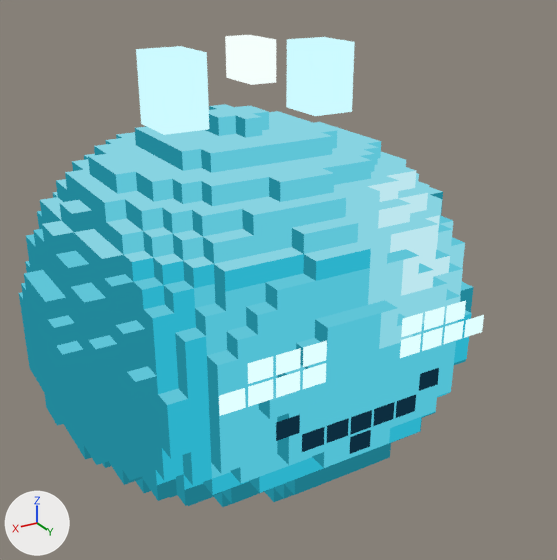
A saved change to the glTF model assets/models/creatures/slime_hydro_large/slime_hydro_large.glb.
Before and after are seen from a 50 mm camera at (1.58, 2.93, 2.15) aimed at (-0.09, 0.14, 0.76). Lighting does not change. The marker at lower left points along +X, +Y and +Z. The picture after the commit comes second. Where no turn or scale is listed for an object, it has been applied to the vertices. Vertices at exactly the same position are counted once.

Objects in the first picture: 'ElementDetails', 'FaceExpression', 'Shell'.
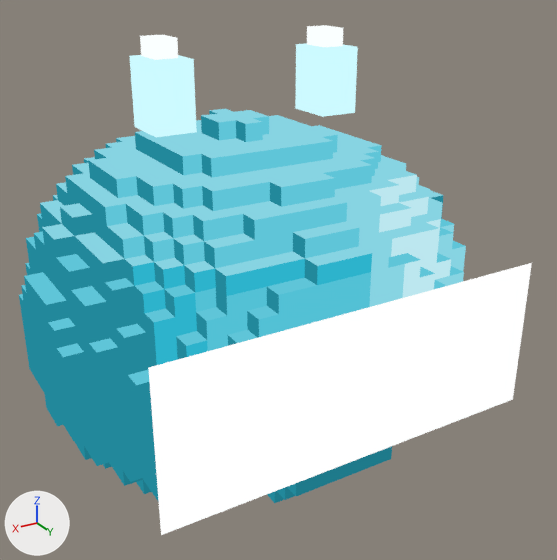
ob_bodypivot is not drawn itself; it is the parent of ob_elementdetails.

Where the newer file only moved an object's origin or applied its transform, the numbers keep the older frame.

The change, as a list of edits to the scene's bpy script:
```text
Add mat_slimeface:
    mat_slimeface = bpy.data.materials.new('SlimeFace')
    # nodes: BsdfTransparent, Emission, LightPath, MixShader, OutputMaterial, VertexColor
Change me_slime_hydro_large_body:
    used by ob_shell; location = (0.0, 0.0, 0.759)
    remove me_slime_hydro_large_body.from_pydata(...)  # 2434 vertices, 4864 faces; spans x -0.96..0.96, y -0.9..0.9, z -0.76..0.76
    add me_slime_hydro_large_body.from_pydata(...)  # 2434 vertices, 4864 faces; spans x -0.96..0.96, y -0.91..0.91, z -0.76..0.74
    me_slime_hydro_large_body part 1: the whole mesh is moved by (0.0, 0.0, -0.01)
Change me_slime_hydro_large_accessories:
    used by ob_elementdetails; parent = ob_bodypivot; location = (0.0, 0.0, 0.0)
    remove me_slime_hydro_large_accessories.from_pydata(...)  # 24 vertices, 36 faces; spans x -0.442..0.442, y -0.054..0.18, z 0.74..1.064
    add me_slime_hydro_large_accessories.from_pydata(...)  # 32 vertices, 48 faces; spans x -0.47..0.47, y -0.055..0.164, z 0.74..1.095
    me_slime_hydro_large_accessories part 2: a new loose piece, a box spanning x -0.47..-0.298, y -0.055..0.164, z 0.74..1.02, in mat_elementpale
    me_slime_hydro_large_accessories part 3: a new loose piece, a box spanning x 0.298..0.47, y -0.055..0.164, z 0.74..1.02, in mat_elementpale
    me_slime_hydro_large_accessories part 4: a new loose piece, a box spanning x -0.432..-0.336, y -0.027..0.109, z 0.975..1.095, in mat_elementwhite
    me_slime_hydro_large_accessories part 5: a new loose piece, a box spanning x 0.336..0.432, y -0.027..0.109, z 0.975..1.095, in mat_elementwhite
    me_slime_hydro_large_accessories part 6: the loose piece of 8 vertices spanning x -0.442..-0.25, y -0.054..0.18, z 0.74..1.034 is deleted
    me_slime_hydro_large_accessories part 7: the loose piece of 8 vertices spanning x 0.25..0.442, y -0.054..0.18, z 0.74..1.034 is deleted
    me_slime_hydro_large_accessories part 8: the loose piece of 8 vertices spanning x -0.058..0.058, y -0.036..0.18, z 0.897..1.064 is deleted
Add me_slime_hydro_large_face_1:
    me_slime_hydro_large_face_1.from_pydata(...)  # 4 vertices, 2 faces; spans x -0.85..0.85, y 0.92, z -0.45..0.21
    me_slime_hydro_large_face_1.materials.append(mat_slimeface)
Change ob_bodypivot:
    ob_bodypivot.location: (0.0, 0.0, 0.759) -> (0.0, 0.0, 0.749)
Remove ob_faceexpression:
    ob_faceexpression = bpy.data.objects.new('FaceExpression', me_slime_hydro_large_face)
    ob_faceexpression.location = (0.0, 0.0, 0.759)
Add ob_face:
    ob_face = bpy.data.objects.new('Face', me_slime_hydro_large_face_1)
    ob_face.location = (0.0, 0.0, 0.749)
```

What differs and where, as boxes (x1, y1, x2, y2) in the pictures (557 x 560 px):
'Shell', rescaled: before (19, 104, 474, 507); after (19, 109, 466, 503)
'Face', added: after (148, 263, 532, 535)
'ElementDetails', reshaped, moved (12% taller): before (136, 35, 355, 135); after (129, 25, 358, 137)
'FaceExpression', deleted: before (219, 300, 484, 454)
    faces in mat_facelight: (219, 300, 484, 416)
    faces in mat_facedark: (276, 368, 439, 454)
part 2 of me_slime_hydro_large_accessories, added (cyan): after (295, 43, 358, 117)
part 3 of me_slime_hydro_large_accessories, added (cyan): after (129, 55, 197, 137)
part 4 of me_slime_hydro_large_accessories, added: after (307, 25, 343, 47)
part 5 of me_slime_hydro_large_accessories, added: after (140, 35, 178, 60)
part 6 of me_slime_hydro_large_accessories, deleted (cyan): before (286, 37, 355, 116)
part 7 of me_slime_hydro_large_accessories, deleted (cyan): before (136, 46, 209, 135)
part 8 of me_slime_hydro_large_accessories, deleted: before (225, 35, 276, 85)
